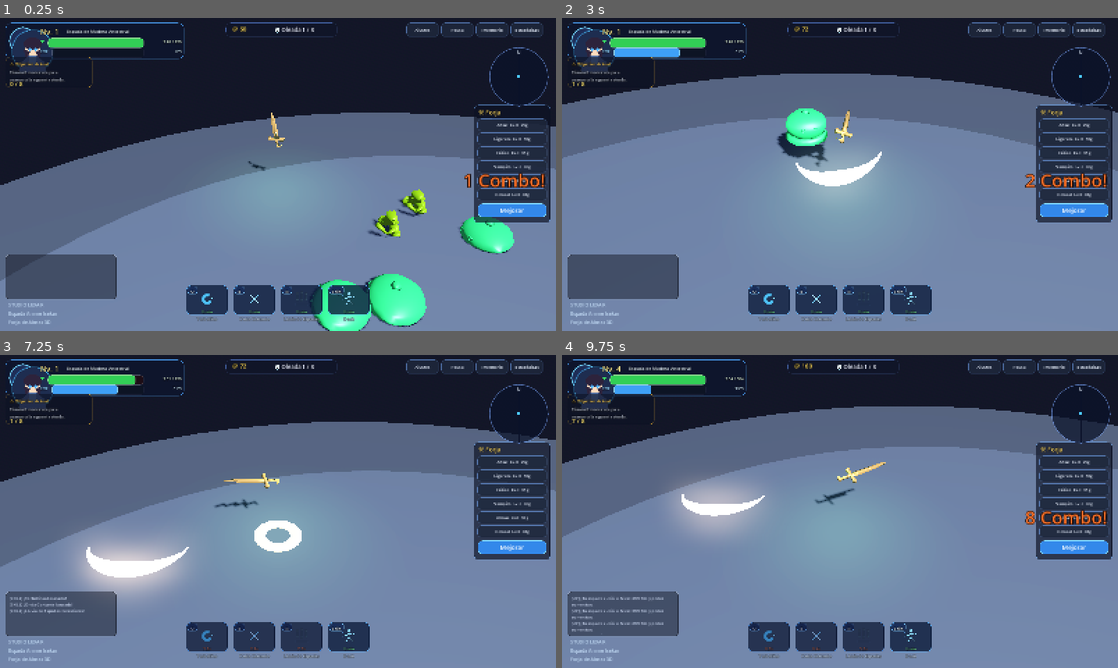
Above: before the commit, frames 1-4 (two rows, left to right).
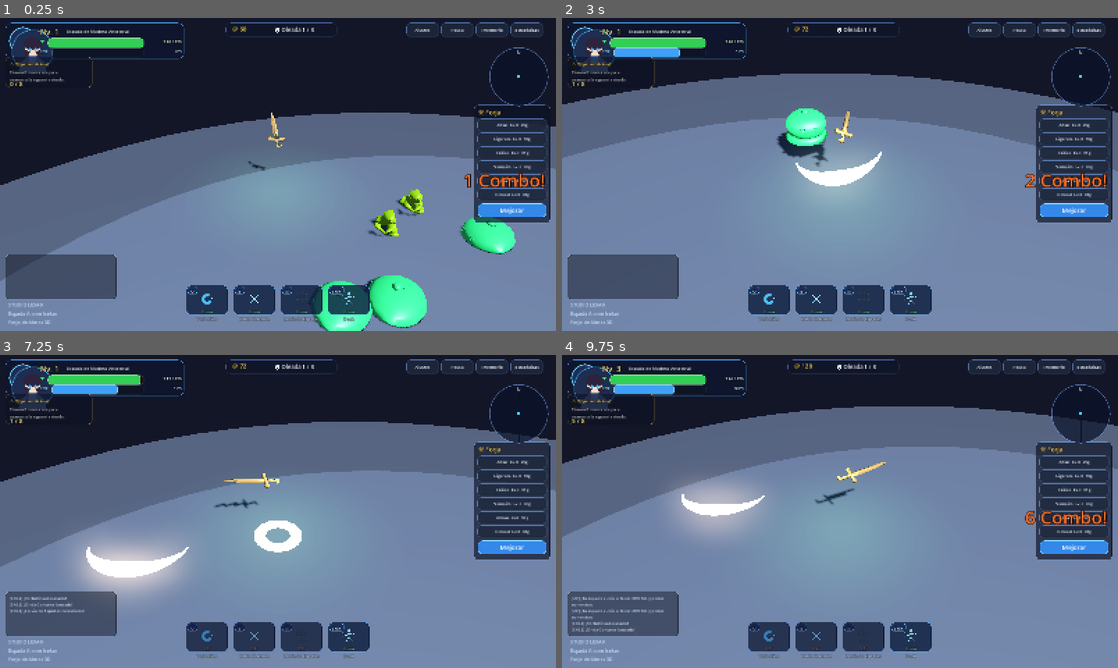
Above: after the commit, the same moments.

Repository: Gxforge/Espada-Anime-Isekai
Game: Godot game, scene res://scenes/Main.tscn
Two runs of this game, one before a commit and one after it. Both use one fixed random seed, a clock stepped at 60 frames per second and the inputs below.
Inputs (mouse positions are in pixels of both pictures, inside the frame that each line leads up to):
- Up to frame 1 (0.25 s): no input
- Up to frame 2 (3 s): move the mouse to (962, 158) at 0.52 s; hold D (move_right) 0.53-1.28 s; click (962, 158) at 0.6 s; move the mouse to (728, 190) at 1.27 s; hold S (move_back) 1.28-2.03 s; click (728, 190) at 1.35 s; move the mouse to (895, 105) at 2.02 s; hold D (move_right) 2.03-2.78 s; click (895, 105) at 2.1 s; move the mouse to (812, 237) at 2.77 s; hold W (move_forward) from 2.78 s (still down); click (812, 237) at 2.85 s
- Up to frame 3 (7.25 s): move the mouse to (444, 558) at 3.52 s; release W (move_forward) at 3.53 s; hold A (move_left) 3.53-5.03 s; click (444, 558) at 3.6 s; tap one key every 0.75 s from 4.15 s: Shift (skill_dash) R (skill_ultimate) E (skill_wave) Q (skill_whirlwind); move the mouse to (111, 464) at 4.27 s; click (111, 464) at 4.35 s; move the mouse to (305, 511) at 5.02 s; hold S (move_back) 5.03-5.78 s; click (305, 511) at 5.1 s; move the mouse to (194, 433) at 5.77 s; hold D (move_right) 5.78-6.53 s; click (194, 433) at 5.85 s; move the mouse to (400, 495) at 6.52 s; hold W (move_forward) from 6.53 s (still down); click (400, 495) at 6.6 s
- Up to frame 4 (9.75 s): move the mouse to (728, 527) at 7.27 s; release W (move_forward) at 7.28 s; hold D (move_right) 7.28-8.03 s; click (728, 527) at 7.35 s; move the mouse to (895, 442) at 8.02 s; hold S (move_back) 8.03-8.78 s; click (895, 442) at 8.1 s; move the mouse to (812, 574) at 8.77 s; hold A (move_left) 8.78-9.53 s; click (812, 574) at 8.85 s; move the mouse to (1006, 558) at 9.52 s; hold W (move_forward) from 9.53 s (still down); click (1006, 558) at 9.6 s

The runs differ from the first frame. In frame 1, 0.9% of the frame differs, in the area x 55-93%, y 54-100%; in frame 2, less than 0.1%; in frame 3, less than 0.1%; in frame 4, 0.4%.

Commit message:
feat: IA distinta por monstruo, secuencia derrota jefe, SFX básicos y guardia de boss duplicado

Diff:
--- a/godot_project/scripts/Main.gd
+++ b/godot_project/scripts/Main.gd
@@ -49,6 +49,10 @@
 
 func _spawn_monster(force_boss: bool) -> void:
 	var wave := player.wave
+	if force_boss:
+		for e in get_tree().get_nodes_in_group("enemies"):
+			if is_instance_valid(e) and e.get("is_boss"):
+				return
 	var pool: Array = GameData.get_eligible_monsters(wave, force_boss)
 	var def: Dictionary = pool[rng.randi_range(0, pool.size() - 1)]
 	if force_boss:
@@ -94,6 +98,10 @@
 
 func _on_wave_changed(wave: int, _wk: int) -> void:
 	if wave % 3 == 0:
+		# avoid duplicate boss
+		for e in get_tree().get_nodes_in_group("enemies"):
+			if is_instance_valid(e) and e.get("is_boss"):
+				return
 		_spawn_monster(true)
 
 func _notification(what: int) -> void:
--- a/godot_project/scripts/Monster.gd
+++ b/godot_project/scripts/Monster.gd
@@ -31,12 +31,17 @@
 # HP bar
 var hp_bar_bg: MeshInstance3D
 var hp_bar_fill: MeshInstance3D
+# Distinct AI
+var ai_timer: float = 0.0
+var dash_dir: Vector3 = Vector3.ZERO
+var circling: int = 1
 
 @onready var model_holder: Node3D = $ModelHolder
 
 func setup(monster_def: Dictionary, wave: int, player_ref: Node3D) -> void:
 	def = monster_def
 	player = player_ref
+	monster_id = str(def.get("id", monster_id))
 	is_boss = bool(def.get("is_boss", false))
 	var wave_scale := 1.0 + (wave - 1) * 0.24
 	max_hp = int(round(float(def["base_hp"]) * wave_scale))
@@ -93,6 +98,9 @@
 		if hp <= 0:
 			_die(player)
 			return
+	# troll regen
+	if monster_id == "troll" and hp > 0 and hp < max_hp:
+		hp = min(max_hp, hp + int(max(1.0, float(max_hp) * 0.02 * delta)))
 
 	# knockback decay
 	if knockback_vel.length_squared() > 0.01:
@@ -106,31 +114,12 @@
 		var target_rot := atan2(to_player.x, to_player.z)
 		rotation.y = lerp_angle(rotation.y, target_rot, delta * 6.0)
 
+	ai_timer -= delta
 	var moving := false
 	if is_boss:
 		moving = _boss_ai(delta, dist)
 	else:
-		if dist > attack_range:
-			var dir := to_player.normalized()
-			velocity.x = dir.x * speed
-			velocity.z = dir.z * speed
-			moving = true
-			attack_anim = 0.0
-		else:
-			velocity.x = move_toward(velocity.x, 0.0, speed * 6.0 * delta)
-			velocity.z = move_toward(velocity.z, 0.0, speed * 6.0 * delta)
-			attack_cd -= delta
-			if attack_cd <= 0.0:
-				attack_cd = attack_cooldown_def
-				attack_anim = 0.01
-
-		if attack_anim > 0.0:
-			attack_anim += delta * 2.6
-			if attack_anim >= 0.5 and (attack_anim - delta * 2.6) < 0.5:
-				if dist <= attack_range + 0.7 and is_instance_valid(player) and player.has_method("take_player_damage"):
-					player.take_player_damage(damage)
-			if attack_anim >= 1.0:
-				attack_anim = 0.0
+		moving = _basic_ai(delta, dist, to_player)
 
 	# gravity / physics
 	if not is_on_floor():
@@ -189,6 +178,8 @@
 		if loh > 0:
 			attacker.player_hp = min(attacker.player_max_hp, attacker.player_hp + loh)
 			attacker.hp_changed.emit(attacker.player_hp, attacker.player_max_hp)
+	if is_instance_valid(attacker) and attacker.has_method("play_sfx"):
+		attacker.play_sfx("hit")
 
 	# special effects
 	if can_trigger_effects and is_instance_valid(attacker):
@@ -263,13 +254,41 @@
 		var xp_mult := float(attacker.stats.get("xp_mult", 1.0))
 		var xp_gain := int(round(xp_reward * xp_mult))
 		var gold_gain := int(round(gold_reward * (1.0 + int(attacker.upgrades.get("soulMagnet", 0)) * 0.12)))
+		if is_boss:
+			xp_gain = int(round(xp_gain * 1.5))
+			gold_gain = int(round(gold_gain * 1.5))
 		attacker.gain_experience(xp_gain)
 		attacker.add_gold(gold_gain)
 		attacker.add_kill()
+		if is_boss and attacker.has_signal("log_added"):
+			attacker.log_added.emit("¡JEFE DERROTADO! %s cayó. +%d XP +%d oro" % [str(def.get("name","Jefe")), xp_gain, gold_gain], "boss")
 	# spawn simple loot visual
 	_spawn_loot_orbs()
+	if is_boss:
+		_spawn_boss_defeat_vfx()
 	queue_free()
 
+
+func _spawn_boss_defeat_vfx() -> void:
+	var root := get_tree().current_scene
+	if root == null: return
+	for i in range(12):
+		var orb := MeshInstance3D.new()
+		var s := SphereMesh.new(); s.radius = 0.22; s.height = 0.44
+		orb.mesh = s
+		var mat := StandardMaterial3D.new()
+		mat.albedo_color = Color(1.0, 0.8, 0.2, 0.9)
+		mat.emission_enabled = true; mat.emission = Color(1.0,0.6,0.1); mat.emission_energy_multiplier = 4.0
+		mat.transparency = BaseMaterial3D.TRANSPARENCY_ALPHA
+		orb.material_override = mat
+		root.add_child(orb)
+		orb.global_position = global_position + Vector3(0,1.0,0)
+		var ang := TAU * float(i) / 12.0
+		var target := orb.global_position + Vector3(cos(ang)*4.0, randf_range(0.5,2.5), sin(ang)*4.0)
+		var tw := root.create_tween()
+		tw.tween_property(orb, "global_position", target, 0.8).set_trans(Tween.TRANS_QUAD).set_ease(Tween.EASE_OUT)
+		tw.parallel().tween_property(mat, "albedo_color:a", 0.0, 0.8)
+		tw.tween_callback(orb.queue_free)
 func _spawn_loot_orbs() -> void:
 	var root := get_tree().current_scene
 	for i in range(2):
@@ -297,6 +316,82 @@
 			if mat:
 				mat.emission_energy_multiplier = 2.5 if active else 0.35
 
+
+func _basic_ai(delta: float, dist: float, to_player: Vector3) -> bool:
+	var dir := to_player.normalized() if dist > 0.001 else Vector3.FORWARD
+	var move_speed := speed
+	var want_dist := attack_range
+	var moving := false
+
+	match monster_id:
+		"slime":
+			# slow blob, occasional hop
+			move_speed = speed * 0.9
+			if ai_timer <= 0.0 and is_on_floor() and dist < 8.0:
+				velocity.y = 5.5
+				ai_timer = randf_range(1.6, 2.8)
+		"goblin":
+			# fast, strafes/circles
+			move_speed = speed * 1.15
+			if dist < 4.0 and dist > attack_range:
+				var side := Vector3(-dir.z, 0, dir.x) * float(circling)
+				dir = (dir * 0.4 + side * 0.9).normalized()
+				if ai_timer <= 0.0:
+					circling *= -1
+					ai_timer = randf_range(0.8, 1.6)
+		"orc":
+			# heavy, steady
+			move_speed = speed * 0.95
+		"skeleton":
+			# quick lunge when close
+			if dist > 2.5 and dist < 6.0 and ai_timer <= 0.0:
+				dash_dir = dir
+				ai_timer = 1.4
+				velocity.x = dash_dir.x * speed * 2.2
+				velocity.z = dash_dir.z * speed * 2.2
+				return true
+			if ai_timer > 0.8:
+				velocity.x = move_toward(velocity.x, 0.0, speed * 2.0 * delta)
+				velocity.z = move_toward(velocity.z, 0.0, speed * 2.0 * delta)
+				return velocity.length() > 0.2
+		"troll":
+			# tanky slow
+			move_speed = speed * 0.85
+		"wraith":
+			# burst dash
+			move_speed = speed * 1.05
+			if dist < 10.0 and dist > 2.0 and ai_timer <= 0.0:
+				dash_dir = dir
+				ai_timer = 2.2
+				velocity.x = dash_dir.x * speed * 2.8
+				velocity.z = dash_dir.z * speed * 2.8
+				return true
+			if ai_timer > 1.6:
+				return velocity.length() > 0.2
+		_:
+			pass
+
+	if dist > want_dist:
+		velocity.x = dir.x * move_speed
+		velocity.z = dir.z * move_speed
+		moving = true
+		attack_anim = 0.0
+	else:
+		velocity.x = move_toward(velocity.x, 0.0, speed * 6.0 * delta)
+		velocity.z = move_toward(velocity.z, 0.0, speed * 6.0 * delta)
+		attack_cd -= delta
+		if attack_cd <= 0.0:
+			attack_cd = attack_cooldown_def
+			attack_anim = 0.01
+
+	if attack_anim > 0.0:
+		attack_anim += delta * 2.6
+		if attack_anim >= 0.5 and (attack_anim - delta * 2.6) < 0.5:
+			if dist <= attack_range + 0.7 and is_instance_valid(player) and player.has_method("take_player_damage"):
+				player.take_player_damage(damage)
+		if attack_anim >= 1.0:
+			attack_anim = 0.0
+	return moving
 func _boss_ai(delta: float, dist: float) -> bool:
 	boss_timer -= delta
 	match boss_state:
--- a/godot_project/scripts/Player.gd
+++ b/godot_project/scripts/Player.gd
@@ -38,6 +38,9 @@
 var whirlwind_timer: float = 0.0
 var whirlwind_tick: float = 0.0
 var dash_timer: float = 0.0
+
+var _sfx_player: AudioStreamPlayer
+var _sfx := {}
 var dash_dir: Vector3 = Vector3.FORWARD
 var auto_hunt: bool = false
 var wielder_mode: String = "living_sword" # or knight_wielder
@@ -60,6 +63,7 @@
 	current_tier = GameData.get_sword_for_level(sword_level)
 	_recalc_stats()
 	_refresh_sword_visual()
+	_init_sfx()
 	_emit_all()
 
 func _physics_process(delta: float) -> void:
@@ -74,6 +78,20 @@
 	_handle_combat(delta)
 	_process_sword_effects(delta)
 	_update_sword_anim(delta)
+
+func _init_sfx() -> void:
+	_sfx_player = AudioStreamPlayer.new()
+	_sfx_player.name = "SFXPlayer"
+	add_child(_sfx_player)
+	for k in ["hit","swing","levelup","boss","ui"]:
+		var p = "res://assets/audio/%s.wav" % k
+		if ResourceLoader.exists(p):
+			_sfx[k] = load(p)
+
+func play_sfx(name: String) -> void:
+	if _sfx_player == null or not _sfx.has(name): return
+	_sfx_player.stream = _sfx[name]
+	_sfx_player.play()
 
 func _tick_cooldowns(delta: float) -> void:
 	for k in cooldowns.keys():
@@ -206,17 +224,17 @@
 			whirlwind_timer = 1.1
 			whirlwind_tick = 0.0
 			_spawn_shockwave(global_position, current_tier["aura_color"], float(stats["range"]) * 1.4)
-			log_added.emit("¡Torbellino desatado!", "skill")
+			play_sfx("swing"); log_added.emit("¡Torbellino desatado!", "skill")
 		"swordWave":
 			cooldowns["swordWave"] = cd_max["swordWave"]
 			_spawn_wave_projectile()
 			_spawn_shockwave(global_position + Vector3(sin(rotation.y),0,cos(rotation.y))*1.5, current_tier["slash_color"], 3.0)
-			log_added.emit("¡Onda Cortante lanzada!", "skill")
+			play_sfx("swing"); log_added.emit("¡Onda Cortante lanzada!", "skill")
 		"ultimate":
 			cooldowns["ultimate"] = cd_max["ultimate"]
 			_spawn_ultimate_swords()
 			_spawn_shockwave(global_position, current_tier["aura_color"], 6.0)
-			log_added.emit("¡Lluvia de Espadas Celestiales!", "skill")
+			play_sfx("boss"); log_added.emit("¡Lluvia de Espadas Celestiales!", "skill")
 		"dash":
 			cooldowns["dash"] = cd_max["dash"]
 			dash_timer = 0.22
@@ -345,10 +363,10 @@
 		_refresh_sword_visual()
 		var evolved := str(current_tier["id"]) != str(old_tier["id"])
 		if evolved:
-			log_added.emit("¡METAMORFOSIS AL NIVEL %d! Tu espada ha evolucionado a %s." % [sword_level, str(current_tier["name"]).to_upper()], "evolution")
+			play_sfx("levelup"); log_added.emit("¡METAMORFOSIS AL NIVEL %d! Tu espada ha evolucionado a %s." % [sword_level, str(current_tier["name"]).to_upper()], "evolution")
 			evolution_changed.emit(current_tier)
 		else:
-			log_added.emit("¡Tu espada subió al Nivel %d! El filo y poder aumentan." % sword_level, "levelup")
+			play_sfx("levelup"); log_added.emit("¡Tu espada subió al Nivel %d! El filo y poder aumentan." % sword_level, "levelup")
 		hp_changed.emit(player_hp, player_max_hp)
 	xp_changed.emit(current_xp, GameData.get_xp_required(sword_level), sword_level)
 
@@ -364,7 +382,7 @@
 		wave_kills = 0
 		wave += 1
 		wave_changed.emit(wave, wave_kills)
-		log_added.emit("¡Oleada %d iniciada! Monstruos más fuertes emergen." % wave, "boss")
+		play_sfx("boss"); log_added.emit("¡Oleada %d iniciada! Monstruos más fuertes emergen." % wave, "boss")
 	else:
 		wave_changed.emit(wave, wave_kills)
 
Not shown, added: godot_project/assets/audio/boss.wav
Not shown, added: godot_project/assets/audio/hit.wav
Not shown, added: godot_project/assets/audio/levelup.wav
Not shown, added: godot_project/assets/audio/swing.wav
Not shown, added: godot_project/assets/audio/ui.wav
